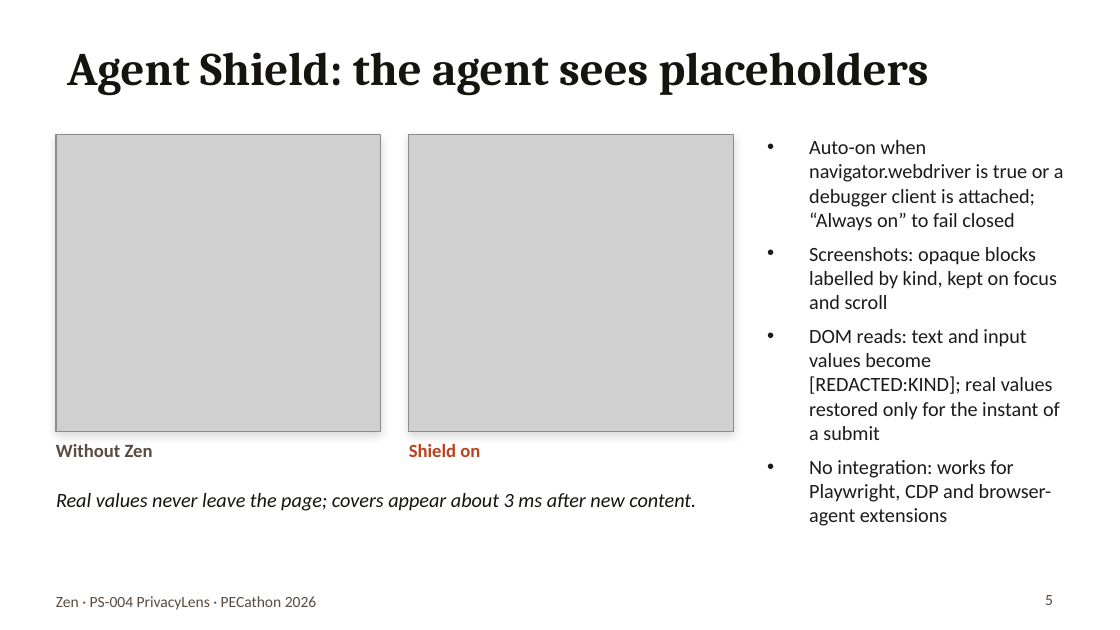
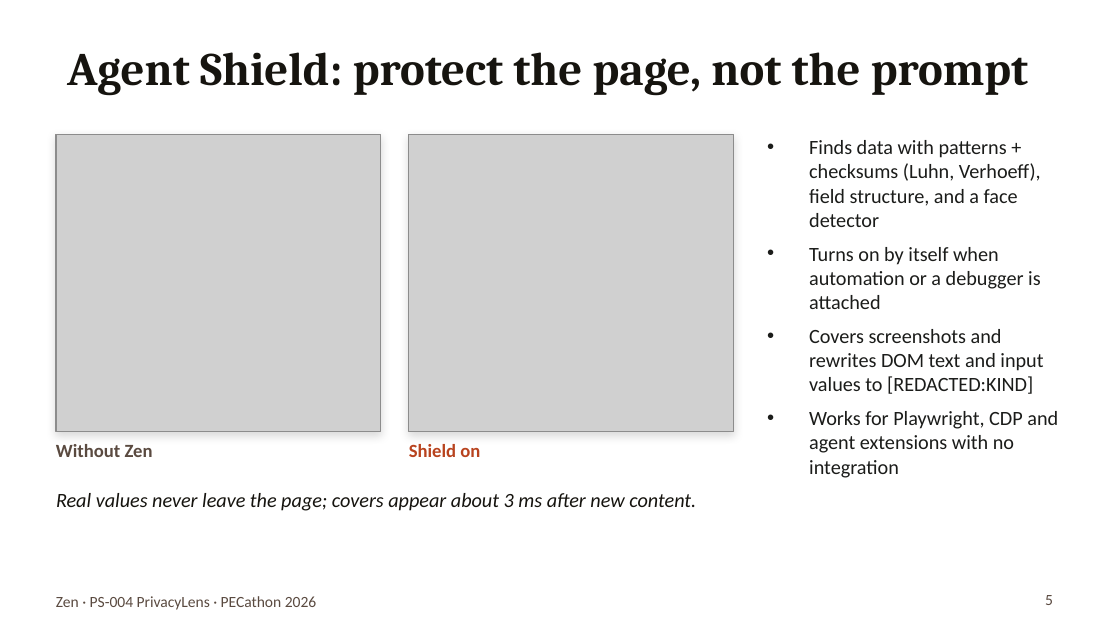
Before and after one commit to PECathon-2026/Zen, a slide deck: slide 5 of submission/Zen_PECathon.pptx. Drawn at 1120x630 pixels with LibreOffice and Linux fonts; fonts in the diff are those of the drawing; grey boxes stand for pictures. Boxes give left, top, right and bottom in pixels: in the first picture for what was removed or moved away, otherwise in the second. Text is boxed around its words. In the diff, an @@ line names an element or a change of style, - is before the commit and + after.

```diff
--- a/submission/Zen_PECathon.pptx
+++ b/submission/Zen_PECathon.pptx
@@ title at [67,52,1028,96]: text changed @@
-Agent Shield: the agent sees placeholders
+Agent Shield: protect the page, not the prompt
@@ text at [809,140,1058,478]: text changed @@
-• Auto-on when navigator.webdriver is true or a debugger client is attached; “Always on” to fail closed
-• Screenshots: opaque blocks labelled by kind, kept on focus and scroll
-• DOM reads: text and input values become [REDACTED:KIND]; real values restored only for the instant of a submit
-• No integration: works for Playwright, CDP and browser-agent extensions
+• Finds data with patterns + checksums (Luhn, Verhoeff), field structure, and a face detector
+• Turns on by itself when automation or a debugger is attached
+• Covers screenshots and rewrites DOM text and input values to [REDACTED:KIND]
+• Works for Playwright, CDP and agent extensions with no integration
```
Also in this commit, not shown: 1 other slide changed, 3 slides added, 3 slides removed, 1 other file.
